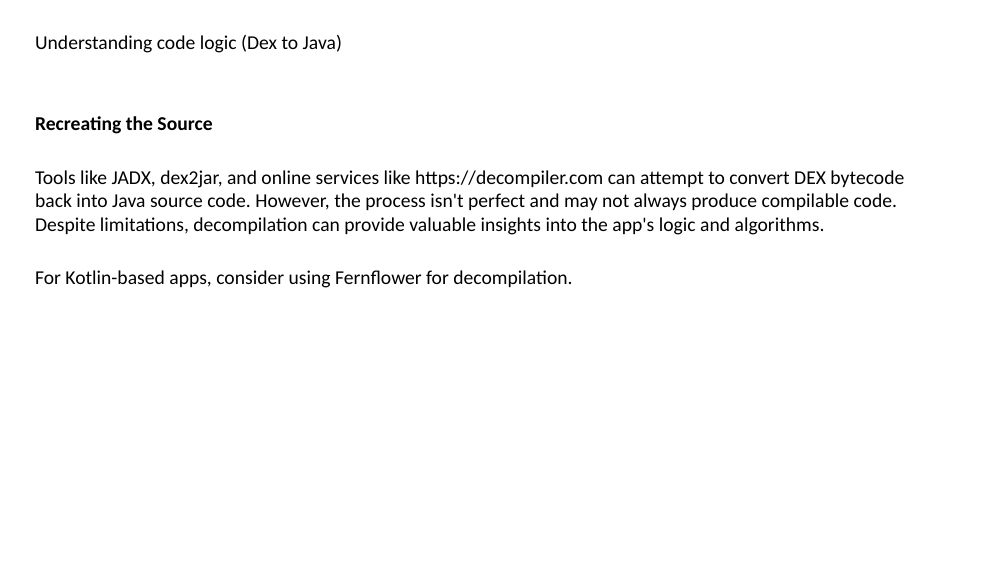
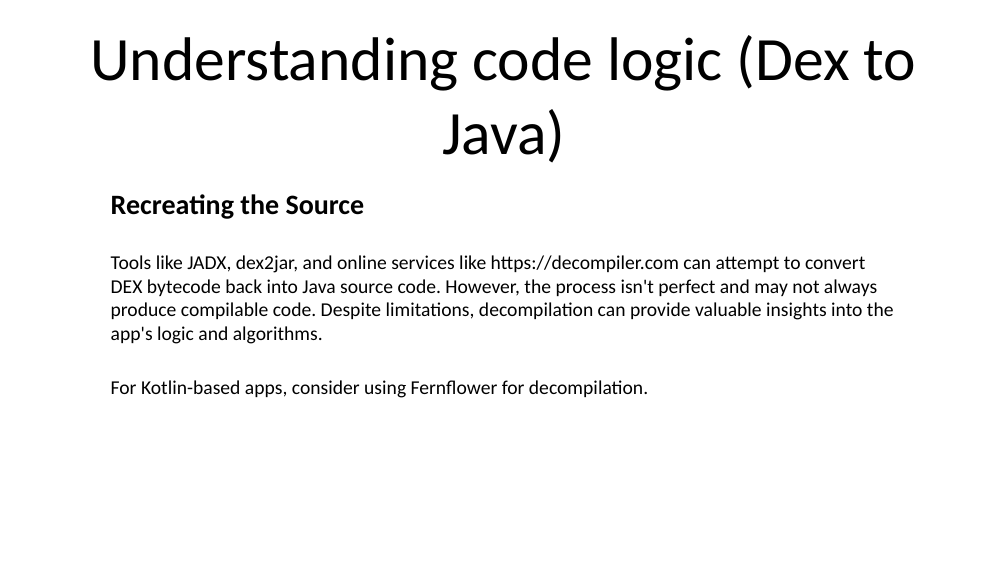
Before and after one commit to munirrudy-sg/Boring-Slide-Eradicator-inator, a slide deck: slide 13 of presentation.pptx. Drawn at 1008x567 pixels with LibreOffice and Linux fonts; fonts in the diff are those of the drawing. Boxes give left, top, right and bottom in pixels: in the first picture for what was removed or moved away, otherwise in the second. Text is boxed around its words. In the diff, an @@ line names an element or a change of style, - is before the commit and + after.

```diff
--- a/presentation.pptx
+++ b/presentation.pptx
@@ title "Understanding code logic (Dex to ...": place and size @@
-title "Understanding code logic (Dex to ..." at bbox=[35, 35, 342, 53]
+title "Understanding code logic (Dex to ..." at bbox=[90, 35, 916, 163]
@@ title "Understanding code logic (Dex to ..." at bbox=[90, 35, 916, 163]: size 14 to 44 pt; alignment left to centre; vertical alignment top to middle @@
@@ text "Recreating the Source": place and size @@
-text "Recreating the Source" at bbox=[35, 116, 904, 288]
+text "Recreating the Source" at bbox=[111, 194, 894, 398]
@@ text at bbox=[111, 194, 365, 219]: size 14 to 20 pt in "Recreating the Source" @@
```
Also in this commit, not shown: 13 other slides changed, 1 slide added, 1 slide removed, 3 other files.
